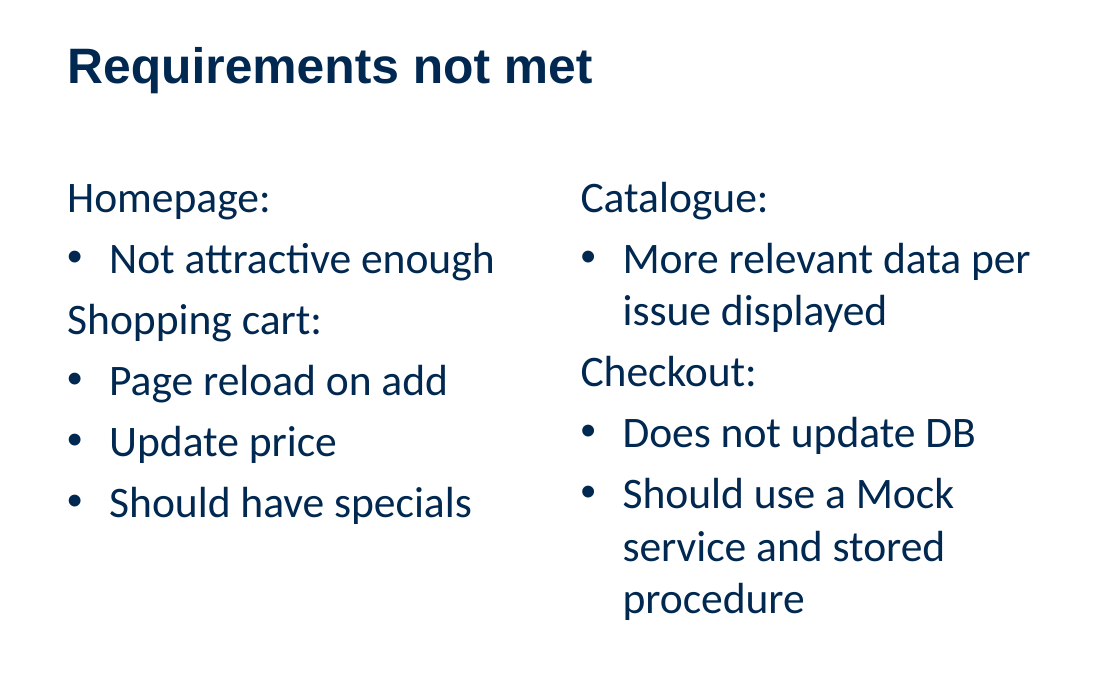
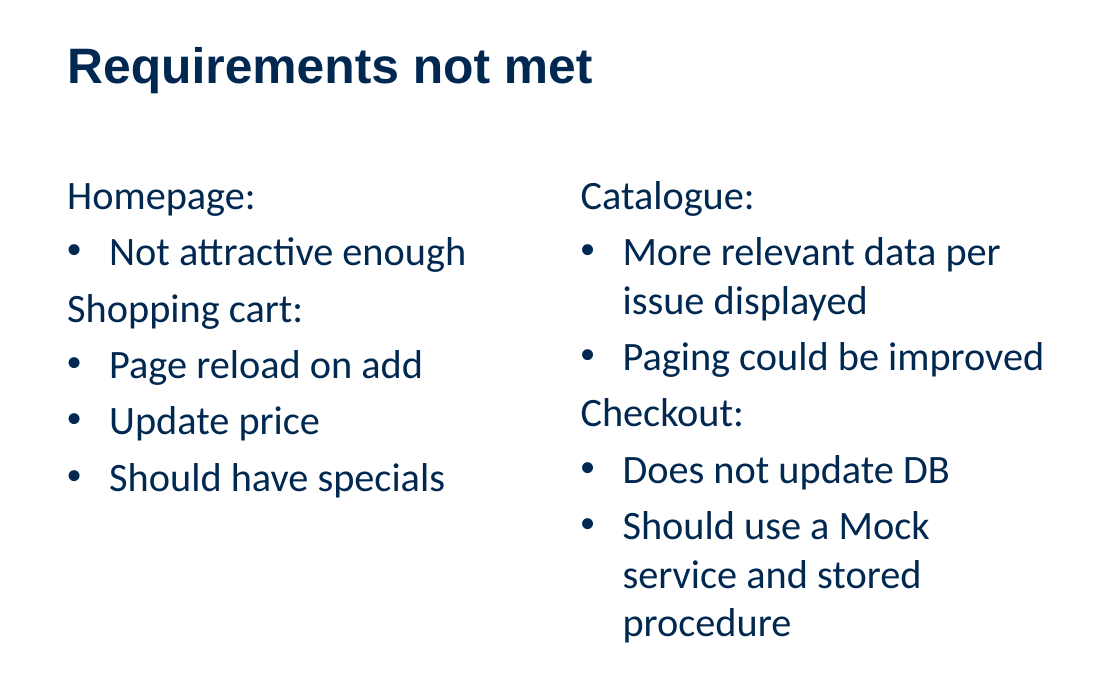
Before and after one commit to SV-ZeroOne/TwoFace, a slide deck: slide 5 of Presentation/Entelect Software PowerPoint Template.pptx (slide 6 before the commit). Drawn at 1120x700 pixels with LibreOffice and Linux fonts; fonts in the diff are those of the drawing; background and template pictures are left out. Boxes give left, top, right and bottom in pixels: in the first picture for what was removed or moved away, otherwise in the second. Text is boxed around its words. In the diff, an @@ line names an element or a change of style, - is before the commit and + after.

```diff
--- a/Presentation/Entelect Software PowerPoint Template.pptx
+++ b/Presentation/Entelect Software PowerPoint Template.pptx
@@ text "Homepage:" at (67,183,466,498): size 28 to 25.9 pt @@
@@ text at (581,181,1001,643): size 28 to 25.9 pt in "Catalogue:", "More relevant data per issue displayed", "Checkout:", "Does not update DB" and 1 more places @@
@@ text at (623,342,1044,377): paragraph added @@
+• Paging could be improved
```
Also in this commit, not shown: 1 other slide changed, 9 other files.
